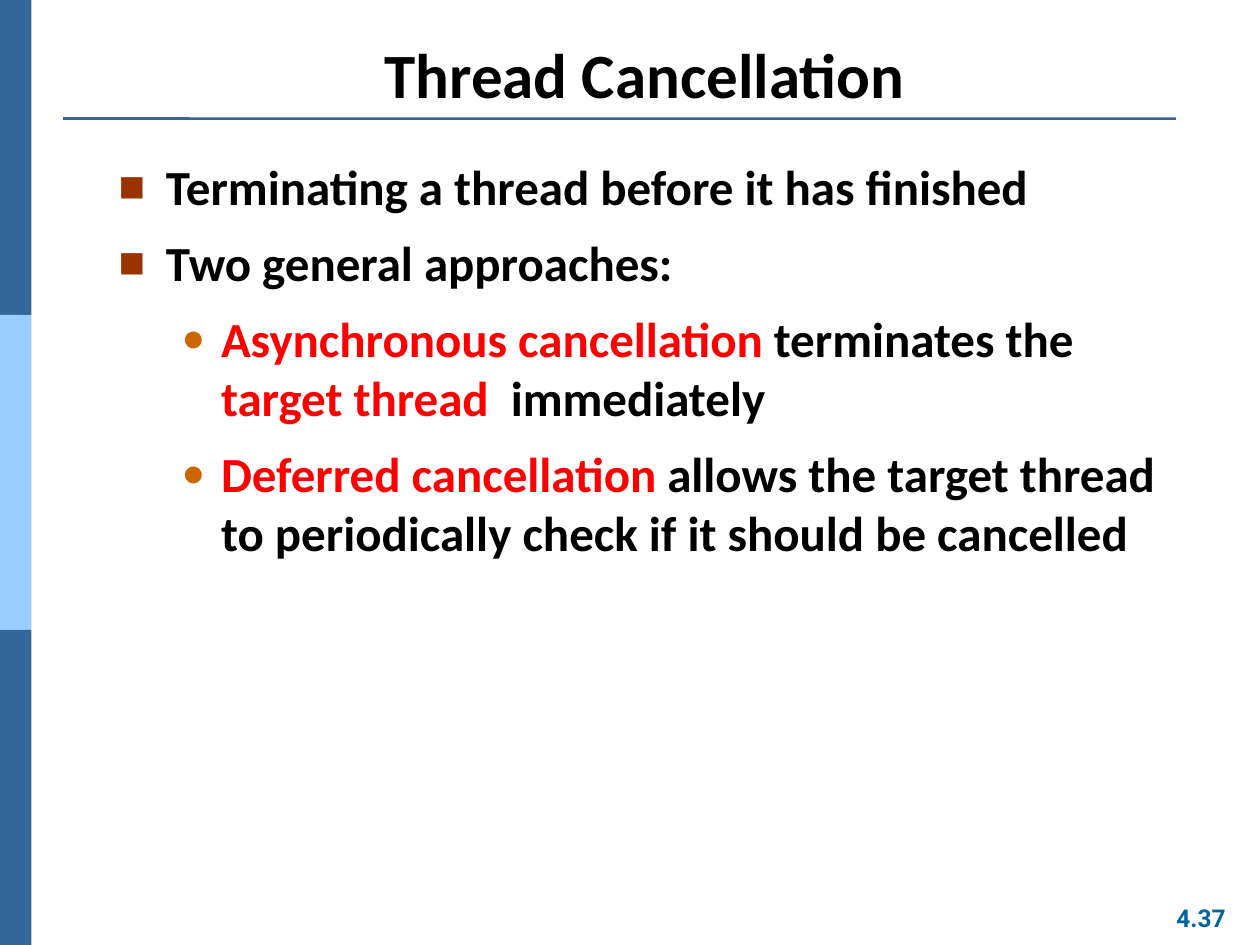
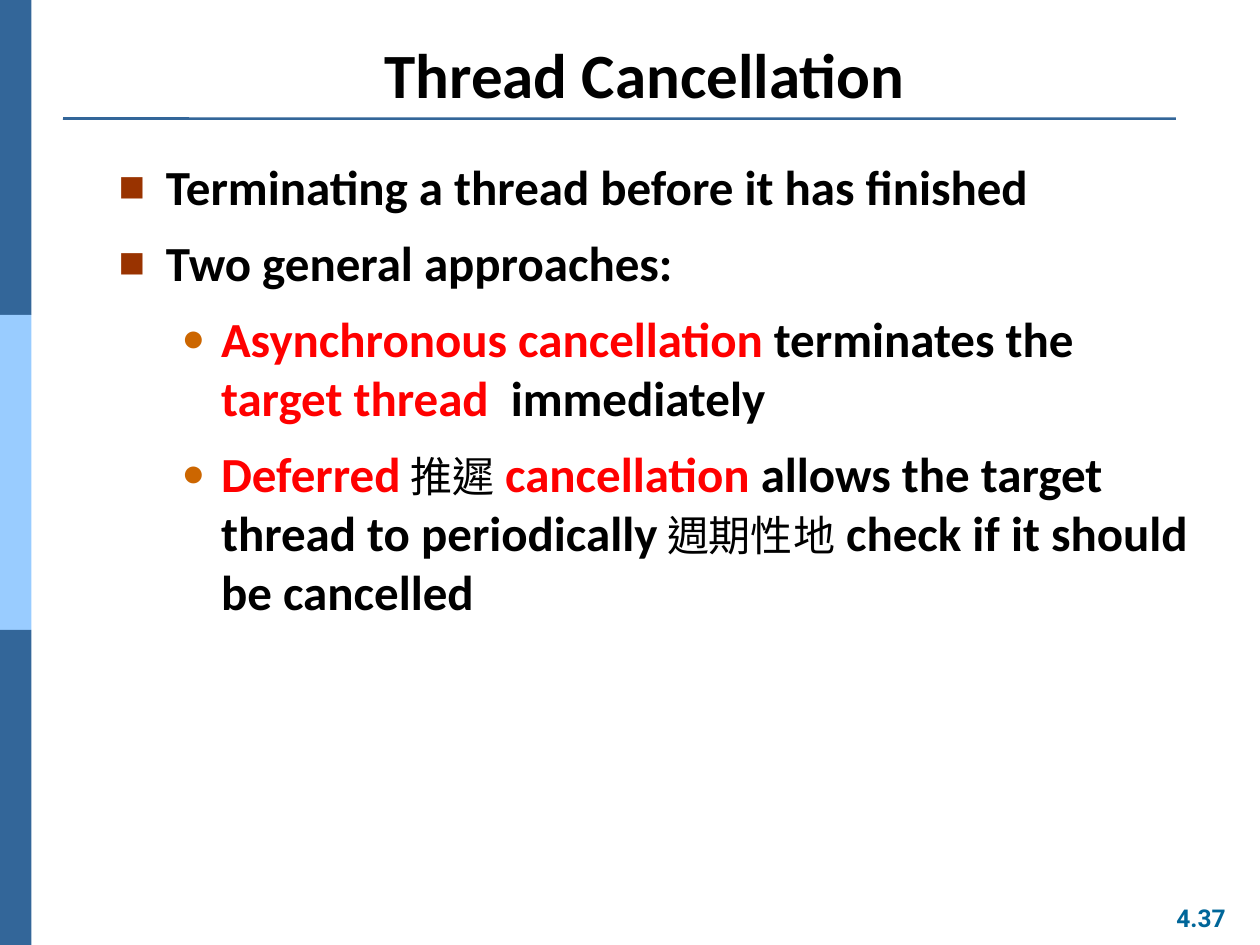
Before and after one commit to Yang09701194/OS_Learning, a slide deck: slide 37 of ch04.pptx. Drawn at 1260x945 pixels with LibreOffice and Linux fonts; fonts in the diff are those of the drawing. Boxes give left, top, right and bottom in pixels: in the first picture for what was removed or moved away, otherwise in the second. Text is boxed around its words. In the diff, an @@ line names an element or a change of style, - is before the commit and + after.

```diff
--- a/ch04.pptx
+++ b/ch04.pptx
@@ text at [221,456,1188,611]: text changed @@
-  ● Deferred cancellation allows the target thread to periodically check if it should be cancelled
+  ● Deferred 推遲 cancellation allows the target thread to periodically 週期性地 check if it should be cancelled
```
Also in this commit, not shown: 6 other slides changed.
